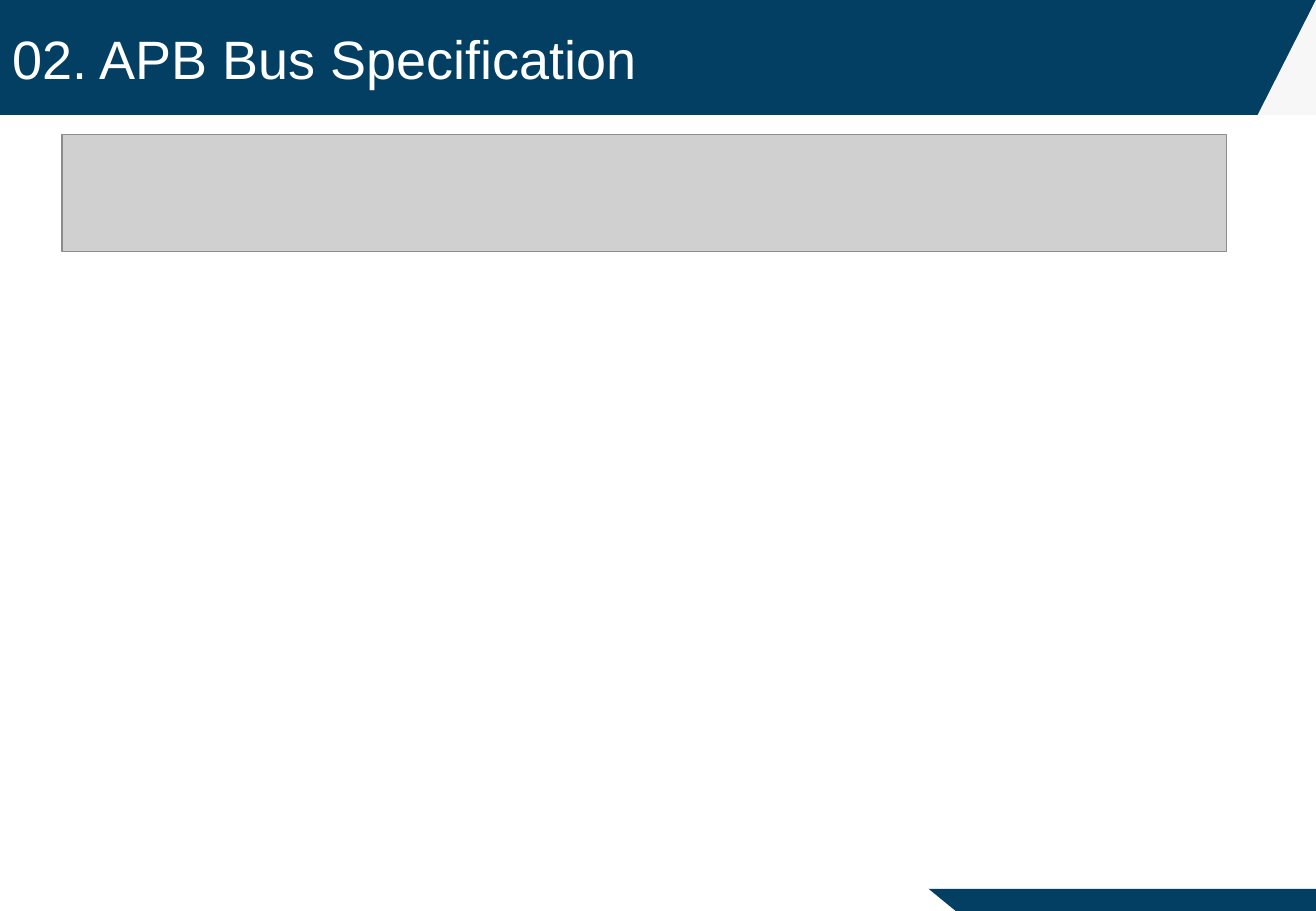
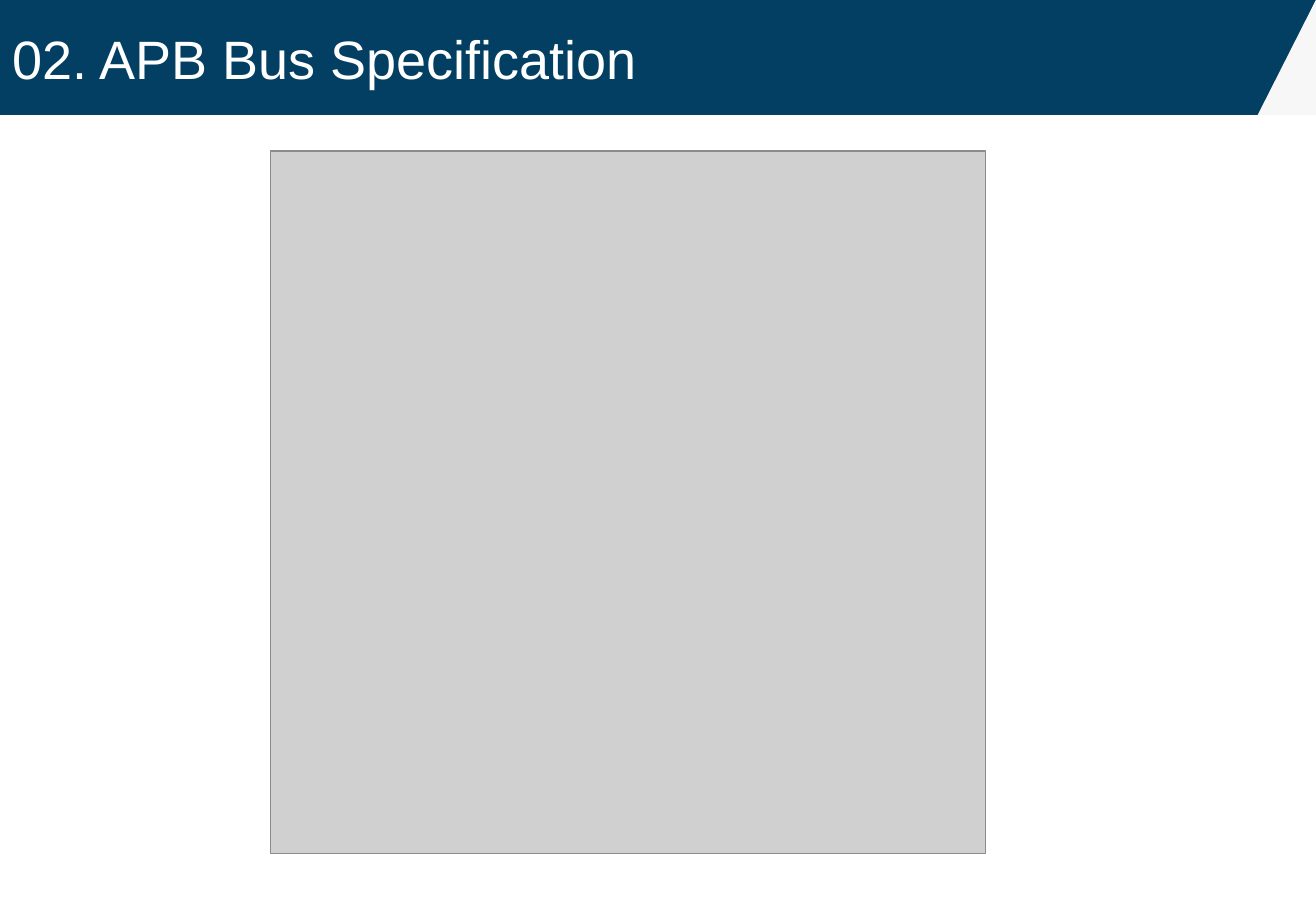
Before and after one commit to oriraccoon/Harman_ComputerArchitecture, a slide deck: slide 12 of RISC-V MultiCycle CPU Peripherals_김지환.pptx (slide 11 before the commit). Drawn at 1316x911 pixels with LibreOffice and Linux fonts; fonts in the diff are those of the drawing; grey boxes stand for pictures. Boxes give left, top, right and bottom in pixels: in the first picture for what was removed or moved away, otherwise in the second. Text is boxed around its words. In the diff, an @@ line names an element or a change of style, - is before the commit and + after.

```diff
--- a/RISC-V MultiCycle CPU Peripherals_김지환.pptx
+++ b/RISC-V MultiCycle CPU Peripherals_김지환.pptx
@@ picture removed at box(62, 135, 1227, 253) @@
@@ picture added at box(270, 151, 985, 853) @@
@@ right triangle removed at box(885, 853, 956, 911) @@
@@ rectangle removed at box(926, 889, 1316, 911) @@
```
Also in this commit, not shown: 4 other slides changed, 11 slides added, 1 slide removed, 35 other files.
